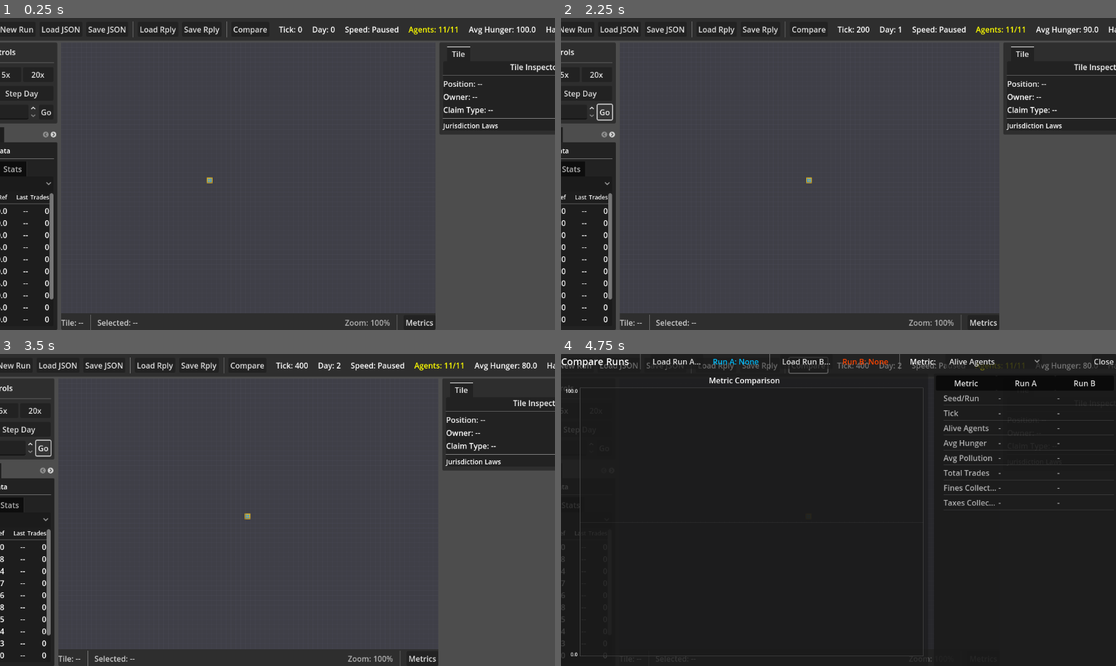
Above: before the commit, frames 1-4 (two rows, left to right).
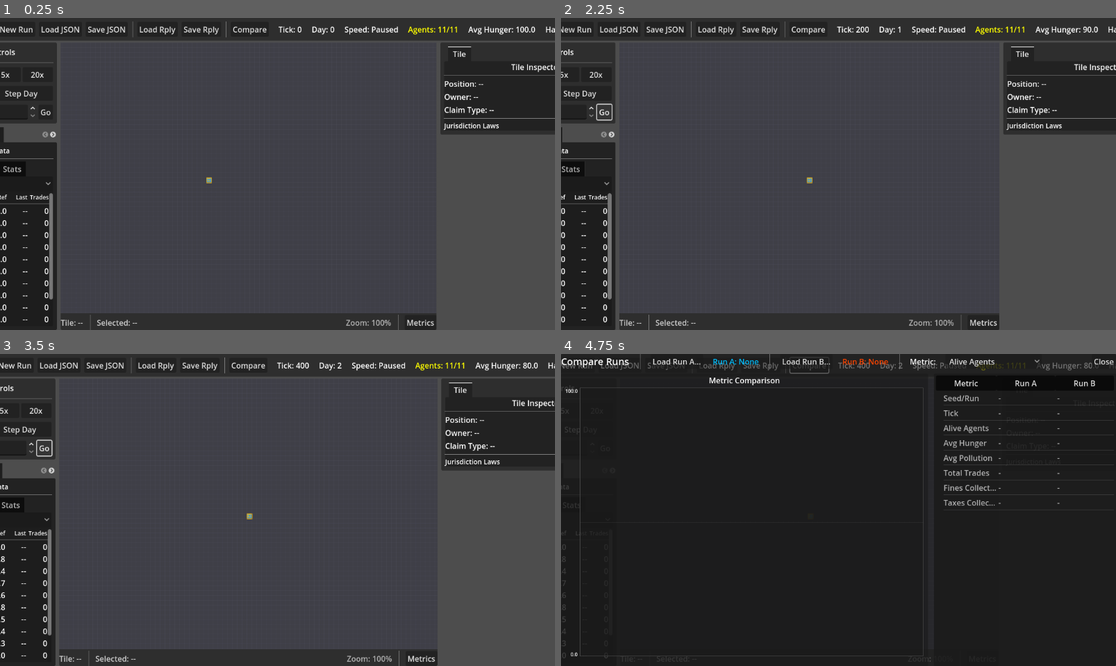
Above: after the commit, the same moments.

Repository: dfrer/societies
Game: Godot game, scene res://viz/visualizer_main.tscn
Two runs of this game, one before a commit and one after it. Both use one fixed random seed, a clock stepped at 60 frames per second and the inputs below.
Inputs:
- Up to frame 1 (0.25 s): no input
- Up to frame 2 (2.25 s): click "New Run" at 0.5 s; click "New Run" at 1.25 s; click "Go" at 2 s
- Up to frame 3 (3.5 s): click "Go" at 2.75 s
- Up to frame 4 (4.75 s): click "Compare" at 3.5 s; click "5x" at 4.25 s

The runs differ from the first frame. In frame 1, 2.4% of the frame differs, in the area x 0-100%, y 1-100%; in frame 2, 1.7%; in frame 3, 3.0%; in frame 4, 0.7%.
Error in both runs: Invalid access to property or key 'state' on a base object of type 'RefCounted (Agent)'. (res://sim/brains/planners/needs_planner.gd:30)

Commit message:
Add market behavior and career planners

Diff:
--- a/sim/agent.gd
+++ b/sim/agent.gd
@@ -453,6 +453,29 @@
 		var oldest: Dictionary = entries.pop_front()
 		market_price_memory.erase(oldest.get("item", ""))
 
+## Record a market price observation
+func remember_market_price(item_name: String, price: int, tick: int, limit: int = 20) -> void:
+	if item_name == "":
+		return
+	market_price_memory[item_name] = {
+		"last_price": int(price),
+		"last_tick": int(tick)
+	}
+	_enforce_market_price_memory_limit(limit)
+
+## Retrieve a market price memory entry if it is not stale
+func get_market_price_memory_entry(item_name: String, current_tick: int, max_age_ticks: int) -> Dictionary:
+	if item_name == "":
+		return {}
+	var entry: Dictionary = market_price_memory.get(item_name, {})
+	if entry.is_empty():
+		return {}
+	if max_age_ticks >= 0 and current_tick > 0:
+		var last_tick: int = int(entry.get("last_tick", 0))
+		if current_tick - last_tick > max_age_ticks:
+			return {}
+	return entry.duplicate(true)
+
 ## Get available money
 func get_available_money() -> int:
 	return maxi(0, money - locked_money)
--- /dev/null
+++ b/sim/brains/careers/career_registry.gd
@@ -0,0 +1,39 @@
+## CareerRegistry - definitions for career ladders and requirements
+class_name CareerRegistry
+extends RefCounted
+
+const CAREERS := {
+	"gatherer": {
+		"ladder": ["gatherer", "cook"],
+		"preferred_resource": "berry",
+		"required_tools": [],
+		"preferred_workshops": ["kitchen"]
+	},
+	"logger": {
+		"ladder": ["logger", "carpenter"],
+		"preferred_resource": "tree",
+		"required_tools": ["Axe"],
+		"preferred_workshops": ["carpenter"]
+	},
+	"miner": {
+		"ladder": ["miner", "smith"],
+		"preferred_resource": "ore",
+		"required_tools": ["Pickaxe"],
+		"preferred_workshops": ["smithy"]
+	}
+}
+
+static func get_career_definition(career_type: String) -> Dictionary:
+	return CAREERS.get(career_type, {})
+
+static func get_preferred_resource(career_type: String) -> String:
+	var def := get_career_definition(career_type)
+	return def.get("preferred_resource", "")
+
+static func get_required_tools(career_type: String) -> Array:
+	var def := get_career_definition(career_type)
+	return def.get("required_tools", [])
+
+static func get_preferred_workshops(career_type: String) -> Array:
+	var def := get_career_definition(career_type)
+	return def.get("preferred_workshops", [])
--- a/sim/brains/default_brain.gd
+++ b/sim/brains/default_brain.gd
@@ -15,7 +15,9 @@
 
 var _survival_planner := SurvivalPlanner.new()
 var _needs_planner := NeedsPlanner.new()
+var _career_planner := CareerPlanner.new()
 var _homestead_planner := HomesteadPlanner.new()
+var _market_behavior_planner := MarketBehaviorPlanner.new()
 var _economy_planner := EconomyPlanner.new()
 var _governance_planner := GovernancePlanner.new()
 var _planners: Array[IAgentPlanner] = []
@@ -24,7 +26,9 @@
 	_planners = [
 		CommitmentPlanner.new(),
 		_needs_planner,
+		_career_planner,
 		_homestead_planner,
+		_market_behavior_planner,
 		_economy_planner,
 		_governance_planner
 	]
@@ -156,6 +160,21 @@
 			return nearby_workshops >= 2
 		"OBTAIN_ITEM":
 			return agent.has_item(goal.item, goal.get("qty", 1))
+		"ACQUIRE_TOOL":
+			return agent.has_tool(goal.get("item", ""))
+		"SECURE_WORKSHOP_ACCESS":
+			var workshop_id: int = int(goal.get("workshop_id", -1))
+			if workshop_id >= 0:
+				var workshop := world.get_workshop_by_id(workshop_id)
+				if workshop != null and workshop.is_ready():
+					return agent.is_at_workshop(workshop)
+			return false
+		"SECURE_RESOURCE_ACCESS":
+			if not agent.has_claim_tokens():
+				return true
+			var target_x: int = int(goal.get("target_x", agent.pos_x))
+			var target_y: int = int(goal.get("target_y", agent.pos_y))
+			return world.get_claim_owner(target_x, target_y) == agent.id
 		"MAINTAIN_FOOD_BUFFER":
 			var target: int = int(goal.get("target_qty", 5))
 			var have: int = agent.get_item_count("Berries") + agent.get_item_count("CookedMeal")
@@ -172,6 +191,12 @@
 			return contracts_system.has_active_contract_for_issuer("agent", agent.id, goal.get("item", ""))
 		"GO_TO":
 			return agent.is_at(goal.x, goal.y)
+		"GO_TO_MARKET_WITH_INTENT":
+			var market_x: int = int(goal.get("market_x", agent.pos_x))
+			var market_y: int = int(goal.get("market_y", agent.pos_y))
+			if not agent.is_at(market_x, market_y):
+				return false
+			return goal.get("intentions", []).is_empty()
 		"ACCEPT_CONTRACT":
 			return agent.has_active_contract()
 		"EXPAND_FACTION":
@@ -214,6 +239,14 @@
 					"qty": int(goal.get("qty", 1))
 				}
 			return obtain_result
+		"ACQUIRE_TOOL":
+			if agent.has_tool(goal.get("item", "")):
+				return {}
+			return {"type": "OBTAIN_ITEM", "item": goal.get("item", ""), "qty": 1, "is_goal": true}
+		"SECURE_WORKSHOP_ACCESS":
+			return _plan_secure_workshop_access(agent, goal, world, tuning)
+		"SECURE_RESOURCE_ACCESS":
+			return _plan_secure_resource_access(agent, goal, world, tuning)
 		"EAT_FOOD":
 			# Directly return eat action for the food item
 			if goal.item == "CookedMeal":
@@ -254,6 +287,8 @@
 			var qty: int = int(goal.get("qty", 1))
 			var payout: int = int(goal.get("payout", 0))
 			return Actions.post_contract(item, qty, payout)
+		"GO_TO_MARKET_WITH_INTENT":
+			return _plan_market_intentions(agent, goal, world, market, contracts_system, tuning, recipes, state)
 		"EXPAND_FACTION":
 			return _plan_expand_faction(agent, goal, world, tuning, state)
 		"BUILD_ROAD":
@@ -279,6 +314,12 @@
 			if node_type != "":
 				return {"type": "GATHER_RESOURCE", "data": {"item": item_name, "node_type": node_type}}
 			return {"type": "OBTAIN_ITEM", "data": {"item": item_name}}
+		"ACQUIRE_TOOL":
+			return {"type": "ACQUIRE_TOOL", "data": {"item": goal.get("item", "")}}
+		"SECURE_WORKSHOP_ACCESS":
+			return {"type": "SECURE_WORKSHOP_ACCESS", "data": goal.duplicate(true)}
+		"SECURE_RESOURCE_ACCESS":
+			return {"type": "SECURE_RESOURCE_ACCESS", "data": goal.duplicate(true)}
 		"MAINTAIN_FOOD_BUFFER":
 			return {"type": "GATHER_RESOURCE", "data": {"item": "Berries", "node_type": "berry"}}
 		"EFFICIENT_REST":
@@ -311,6 +352,8 @@
 			return {"type": "POST_CONTRACT_FOR_NEED", "data": {"item": goal.get("item", ""), "qty": goal.get("qty", 1)}}
 		"GO_TO":
 			return {"type": "GO_TO", "data": {"x": goal.get("x", agent.pos_x), "y": goal.get("y", agent.pos_y)}}
+		"GO_TO_MARKET_WITH_INTENT":
+			return {"type": "GO_TO_MARKET_WITH_INTENT", "data": {"intentions": goal.get("intentions", [])}}
 	return {"type": "IDLE", "data": {}}
 
 func _set_intent(state: SimState, agent: Agent, intent_type: String, data: Dictionary) -> void:
@@ -653,6 +696,9 @@
 
 	# 3. Check if we can BUY it
 	# If we have money > Ref Price
+	var current_tick: int = state.tick if state != null else 0
+	if _economy_planner.should_avoid_buying(agent, item, market, tuning, current_tick):
+		return {}
 	var price = market.get_ref_price(item)
 	if agent.get_available_money() >= price:
 		# Place buy order
@@ -684,6 +730,182 @@
 	else:
 		# Obtain item
 		return {"type": "OBTAIN_ITEM", "item": contract.item, "qty": contract.qty, "is_goal": true}
+
+func _plan_market_intentions(agent: Agent, goal: Dictionary, world: World, market: Market,
+		contracts_system: ContractsSystem, tuning: Dictionary, recipes: Dictionary,
+		state: SimState = null) -> Dictionary:
+	var market_x: int = int(goal.get("market_x", tuning.get("market_pos_x", 48)))
+	var market_y: int = int(goal.get("market_y", tuning.get("market_pos_y", 48)))
+	if not agent.is_at(market_x, market_y):
+		return Actions.move_to_market()
+
+	var current_tick: int = state.tick if state != null else 0
+	_update_market_price_memory(agent, market, current_tick, tuning)
+
+	var intentions: Array = goal.get("intentions", [])
+	var updated_intentions: Array[Dictionary] = []
+	var max_attempts: int = int(tuning.get("market_intention_max_attempts", 3))
+
+	for i in range(intentions.size()):
+		if not (intentions[i] is Dictionary):
+			continue
+		var intention: Dictionary = intentions[i].duplicate(true)
+		if _is_intention_expired(intention, current_tick):
+			continue
+		var action := {}
+		var fulfilled := false
+		match intention.get("type", ""):
+			"BUY_NEEDS":
+				var item: String = intention.get("item", "")
+				var qty: int = int(intention.get("qty", 1))
+				if item == "":
+					fulfilled = true
+				elif agent.has_available_item(item, qty):
+					fulfilled = true
+				elif market.has_active_order(agent.id, item, "buy"):
+					fulfilled = true
+				elif agent.get_available_money() < market.get_ref_price(item):
+					intention = _increment_intention_attempts(intention, max_attempts)
+				else:
+					action = Actions.place_buy_order(item)
+					fulfilled = true
+				if fulfilled:
+					agent.goal_data.erase("failed_item_request")
+			"SELL_SURPLUS":
+				var item: String = intention.get("item", "")
+				if item == "":
+					fulfilled = true
+				else:
+					var threshold: int = _get_surplus_threshold(item, tuning)
+					if agent.get_available_item(item) <= threshold:
+						fulfilled = true
+					elif market.has_active_order(agent.id, item, "sell"):
+						fulfilled = true
+					else:
+						action = Actions.place_sell_order(item)
+						fulfilled = true
+			"FIND_WORK":
+				if agent.has_active_contract():
+					fulfilled = true
+				else:
+					var contract := contracts_system.find_best_contract(agent, market, tuning, world, recipes)
+					if contract != null:
+						action = Actions.accept_contract(contract.id)
+						fulfilled = true
+					else:
+						intention = _increment_intention_attempts(intention, max_attempts)
+			"CHECK_PRICES":
+				fulfilled = true
+			_:
+				fulfilled = true
+
+		if action.has("type"):
+			for j in range(i + 1, intentions.size()):
+				if intentions[j] is Dictionary:
+					updated_intentions.append(intentions[j].duplicate(true))
+			goal["intentions"] = updated_intentions.duplicate(true)
+			agent.market_intentions = goal["intentions"].duplicate(true)
+			return action
+
+		if not fulfilled and not intention.is_empty():
+			updated_intentions.append(intention)
+
+	goal["intentions"] = updated_intentions.duplicate(true)
+	agent.market_intentions = goal["intentions"].duplicate(true)
+	return {}
+
+func _plan_secure_workshop_access(agent: Agent, goal: Dictionary, world: World, tuning: Dictionary) -> Dictionary:
+	var workshop_type: String = goal.get("workshop_type", "")
+	var workshop_id: int = int(goal.get("workshop_id", -1))
+	if workshop_id >= 0:
+		var existing := world.get_workshop_by_id(workshop_id)
+		if existing != null and existing.is_ready():
+			if agent.is_at_workshop(existing):
+				return {}
+			return Actions.move_to_workshop(existing.id)
+		goal.erase("workshop_id")
+	var closest := world.find_closest_workshop(agent.pos_x, agent.pos_y, workshop_type)
+	if closest != null and closest.is_ready():
+		goal["workshop_id"] = closest.id
+		if agent.is_at_workshop(closest):
+			return {}
+		return Actions.move_to_workshop(closest.id)
+	return {"type": "BUILD_STRATEGIC_WORKSHOP", "is_goal": true}
+
+func _plan_secure_resource_access(agent: Agent, goal: Dictionary, world: World, tuning: Dictionary) -> Dictionary:
+	var resource_type: String = goal.get("resource_type", "")
+	if resource_type == "":
+		return {}
+	var node_id: int = int(goal.get("node_id", -1))
+	var node: ResourceNode = null
+	if node_id >= 0:
+		node = world.get_node_by_id(node_id)
+		if node == null or node.type != resource_type:
+			node = null
+	if node == null:
+		node = _find_nearest_resource_node(agent, world, resource_type)
+		if node == null:
+			return {}
+		goal["node_id"] = node.id
+		goal["target_x"] = node.pos_x
+		goal["target_y"] = node.pos_y
+	var target_x: int = int(goal.get("target_x", node.pos_x))
+	var target_y: int = int(goal.get("target_y", node.pos_y))
+	if not agent.is_at(target_x, target_y):
+		return Actions.move_to_position(target_x, target_y)
+	if world.get_claim_owner(target_x, target_y) != agent.id:
+		if agent.has_claim_tokens():
+			return Actions.claim_tile(target_x, target_y, false)
+	return {}
+
+func _find_nearest_resource_node(agent: Agent, world: World, resource_type: String) -> ResourceNode:
+	var closest: ResourceNode = null
+	var closest_dist := 999999
+	for node in world.resource_nodes:
+		if node == null or node.type != resource_type:
+			continue
+		var dist := absi(node.pos_x - agent.pos_x) + absi(node.pos_y - agent.pos_y)
+		if dist < closest_dist:
+			closest_dist = dist
+			closest = node
+	return closest
+
+func _get_surplus_threshold(item_name: String, tuning: Dictionary) -> int:
+	match item_name:
+		"Berries":
+			return int(tuning.get("sell_surplus_food_over", 6))
+		"Logs":
+			return int(tuning.get("sell_logs_over", 3))
+		"Ore":
+			return int(tuning.get("sell_ore_over", 2))
+		"Planks":
+			return int(tuning.get("sell_planks_over", 5))
+		"CookedMeal":
+			return int(tuning.get("sell_meals_over", 3))
+		_:
+			return 0
+
+func _update_market_price_memory(agent: Agent, market: Market, current_tick: int, tuning: Dictionary) -> void:
+	if current_tick <= 0:
+		return
+	var memory_limit: int = int(tuning.get("market_price_memory_limit", 20))
+	for item_name in market.ref_price.keys():
+		var price: int = int(round(market.get_ref_price(item_name)))
+		agent.remember_market_price(item_name, price, current_tick, memory_limit)
+	agent.last_market_visit_tick = current_tick
+
+func _is_intention_expired(intention: Dictionary, current_tick: int) -> bool:
+	var expires_tick: int = int(intention.get("expires_tick", -1))
+	if expires_tick > 0 and current_tick > 0:
+		return current_tick >= expires_tick
+	return false
+
+func _increment_intention_attempts(intention: Dictionary, max_attempts: int) -> Dictionary:
+	var attempts: int = int(intention.get("attempts", 0)) + 1
+	intention["attempts"] = attempts
+	if attempts >= max_attempts:
+		return {}
+	return intention
 
 func _is_recipe_allowed(recipe: Recipe, world: World) -> bool:
 	if recipe == null:
--- /dev/null
+++ b/sim/brains/planners/career_planner.gd
@@ -0,0 +1,99 @@
+## CareerPlanner - assigns careers and drives specialization goals
+class_name CareerPlanner
+extends IAgentPlanner
+
+func get_priority() -> int:
+	return 75
+
+func maybe_add_goal(agent: Agent, context: PlannerContext) -> bool:
+	if agent.career_type == "none" or agent.career_type == "":
+		var assessed := _assess_career(agent, context.world)
+		if assessed != "":
+			agent.career_type = assessed
+			agent.role = assessed
+			agent.preferred_resource = CareerRegistry.get_preferred_resource(assessed)
+
+	var career_def := CareerRegistry.get_career_definition(agent.career_type)
+	if career_def.is_empty():
+		return false
+
+	var required_tools: Array = career_def.get("required_tools", [])
+	for tool_name in required_tools:
+		if not agent.has_tool(tool_name):
+			agent.goal_stack.push_back({
+				"type": "ACQUIRE_TOOL",
+				"item": tool_name,
+				"is_goal": true
+			})
+			return true
+
+	var preferred_workshops: Array = career_def.get("preferred_workshops", [])
+	if not preferred_workshops.is_empty():
+		var has_access := false
+		for workshop_type in preferred_workshops:
+			if context.world.has_workshop_type(workshop_type):
+				has_access = true
+				break
+		if not has_access:
+			agent.goal_stack.push_back({
+				"type": "SECURE_WORKSHOP_ACCESS",
+				"workshop_type": preferred_workshops[0],
+				"is_goal": true
+			})
+			return true
+
+	var preferred_resource: String = career_def.get("preferred_resource", "")
+	if preferred_resource != "":
+		if _should_secure_resource_access(agent, context.world, preferred_resource, context.tuning):
+			agent.goal_stack.push_back({
+				"type": "SECURE_RESOURCE_ACCESS",
+				"resource_type": preferred_resource,
+				"is_goal": true
+			})
+			return true
+
+	return false
+
+func _assess_career(agent: Agent, world: World) -> String:
+	if world == null:
+		return "gatherer"
+	var best_type := "berry"
+	var best_score := 999999
+	for node in world.resource_nodes:
+		if node == null:
+			continue
+		if node.type not in ["berry", "tree", "ore"]:
+			continue
+		var dist := absi(node.pos_x - agent.pos_x) + absi(node.pos_y - agent.pos_y)
+		var score := dist
+		if node.type == "tree" and agent.has_tool("Axe"):
+			score -= 3
+		if node.type == "ore" and agent.has_tool("Pickaxe"):
+			score -= 3
+		if score < best_score:
+			best_score = score
+			best_type = node.type
+	match best_type:
+		"tree":
+			return "logger"
+		"ore":
+			return "miner"
+		_:
+			return "gatherer"
+
+func _should_secure_resource_access(agent: Agent, world: World, resource_type: String, tuning: Dictionary) -> bool:
+	if world == null:
+		return false
+	var search_radius: int = int(tuning.get("career_resource_access_radius", 12))
+	var best_dist := 999999
+	for node in world.resource_nodes:
+		if node == null:
+			continue
+		if node.type != resource_type:
+			continue
+		var dist := absi(node.pos_x - agent.pos_x) + absi(node.pos_y - agent.pos_y)
+		if dist < best_dist:
+			best_dist = dist
+	if best_dist <= search_radius:
+		return false
+	return true
--- a/sim/brains/planners/economy_planner.gd
+++ b/sim/brains/planners/economy_planner.gd
@@ -74,6 +74,18 @@
 	agent.goal_stack.push_back({"type": "OBTAIN_ITEM", "item": "Planks", "qty": 1, "is_goal": true})
 	return true
 
+func should_avoid_buying(agent: Agent, item: String, market: Market, tuning: Dictionary, current_tick: int) -> bool:
+	var max_age: int = int(tuning.get("market_price_memory_max_age_ticks", 240))
+	var overpay_multiplier: float = float(tuning.get("market_price_memory_overpay_multiplier", 1.2))
+	var memory_entry: Dictionary = agent.get_market_price_memory_entry(item, current_tick, max_age)
+	if memory_entry.is_empty():
+		return false
+	var fair_price: float = float(memory_entry.get("last_price", 0))
+	if fair_price <= 0.0:
+		return false
+	var ref_price: float = market.get_ref_price(item)
+	return ref_price > fair_price * overpay_multiplier
+
 func _has_allowed_recipe(output_item: String, recipes: Dictionary, world: World) -> bool:
 	for recipe_id in recipes:
 		var recipe: Recipe = recipes[recipe_id]
--- /dev/null
+++ b/sim/brains/planners/market_behavior_planner.gd
@@ -0,0 +1,118 @@
+## MarketBehaviorPlanner - handles intentional market visits and price memory
+class_name MarketBehaviorPlanner
+extends IAgentPlanner
+
+func get_priority() -> int:
+	return 65
+
+func maybe_add_goal(agent: Agent, context: PlannerContext) -> bool:
+	var intentions := _gather_market_intentions(agent, context.market, context.tuning)
+	var current_tick: int = context.state.tick if context.state != null else 0
+	var refresh_ticks: int = int(context.tuning.get("market_price_memory_max_age_ticks", 240))
+	if current_tick > 0 and (agent.last_market_visit_tick <= 0 or current_tick - agent.last_market_visit_tick > refresh_ticks):
+		_add_intention(intentions, {"type": "CHECK_PRICES"})
+	intentions = _normalize_intentions(intentions, current_tick, context.tuning)
+	if intentions.is_empty():
+		agent.market_intentions = []
+		return false
+
+	agent.market_intentions = intentions.duplicate(true)
+
+	if not agent.goal_stack.is_empty():
+		var existing: Dictionary = agent.goal_stack.back()
+		if existing.get("type", "") == "GO_TO_MARKET_WITH_INTENT":
+			return false
+
+	var market_x: int = int(context.tuning.get("market_pos_x", 48))
+	var market_y: int = int(context.tuning.get("market_pos_y", 48))
+	agent.goal_stack.push_back({
+		"type": "GO_TO_MARKET_WITH_INTENT",
+		"intentions": intentions.duplicate(true),
+		"market_x": market_x,
+		"market_y": market_y,
+		"is_goal": true
+	})
+	return true
+
+func _gather_market_intentions(agent: Agent, market: Market, tuning: Dictionary) -> Array[Dictionary]:
+	var intentions: Array[Dictionary] = []
+
+	# Retain existing intentions (remove duplicates later)
+	for intention in agent.market_intentions:
+		if intention is Dictionary:
+			intentions.append(intention.duplicate(true))
+
+	# BUY_NEEDS: Need-driven purchases after failed obtain attempts
+	var failed_request: Dictionary = agent.goal_data.get("failed_item_request", {})
+	if not failed_request.is_empty():
+		var item: String = failed_request.get("item", "")
+		var qty: int = int(failed_request.get("qty", 1))
+		if item != "":
+			_add_intention(intentions, {
+				"type": "BUY_NEEDS",
+				"item": item,
+				"qty": qty,
+				"max_price": int(market.get_ref_price(item))
+			})
+
+	# SELL_SURPLUS: Offload surplus inventory
+	var surplus_targets := {
+		"Berries": int(tuning.get("sell_surplus_food_over", 6)),
+		"Logs": int(tuning.get("sell_logs_over", 3)),
+		"Ore": int(tuning.get("sell_ore_over", 2)),
+		"Planks": int(tuning.get("sell_planks_over", 5)),
+		"CookedMeal": int(tuning.get("sell_meals_over", 3))
+	}
+	for item_name in surplus_targets.keys():
+		var surplus_over: int = surplus_targets[item_name]
+		if agent.get_available_item(item_name) > surplus_over:
+			_add_intention(intentions, {
+				"type": "SELL_SURPLUS",
+				"item": item_name,
+				"qty": agent.get_available_item(item_name) - surplus_over
+			})
+
+	# FIND_WORK: Visit market to look for contracts
+	if not agent.has_active_contract():
+		_add_intention(intentions, {
+			"type": "FIND_WORK"
+		})
+
+	# CHECK_PRICES: Update price memory if empty or stale
+	if agent.market_price_memory.is_empty() or agent.last_market_visit_tick <= 0:
+		_add_intention(intentions, {
+			"type": "CHECK_PRICES"
+		})
+
+	return intentions
+
+func _normalize_intentions(intentions: Array[Dictionary], current_tick: int, tuning: Dictionary) -> Array[Dictionary]:
+	var ttl: int = int(tuning.get("market_intention_ttl_ticks", 120))
+	var max_attempts: int = int(tuning.get("market_intention_max_attempts", 3))
+	var normalized: Array[Dictionary] = []
+	for intention in intentions:
+		if not (intention is Dictionary):
+			continue
+		var updated := intention.duplicate(true)
+		if not updated.has("attempts"):
+			updated["attempts"] = 0
+		if not updated.has("expires_tick"):
+			updated["expires_tick"] = current_tick + ttl if current_tick > 0 else -1
+		var expires_tick: int = int(updated.get("expires_tick", -1))
+		var attempts: int = int(updated.get("attempts", 0))
+		if expires_tick > 0 and current_tick > 0 and current_tick >= expires_tick:
+			continue
+		if attempts >= max_attempts:
+			continue
+		normalized.append(updated)
+	return normalized
+
+func _add_intention(intentions: Array[Dictionary], candidate: Dictionary) -> void:
+	var candidate_type: String = candidate.get("type", "")
+	var candidate_item: String = candidate.get("item", "")
+	for existing in intentions:
+		if existing.get("type", "") != candidate_type:
+			continue
+		if candidate_item == "" or existing.get("item", "") == candidate_item:
+			return
+	intentions.append(candidate)
--- a/sim/tuning.gd
+++ b/sim/tuning.gd
@@ -126,6 +126,11 @@
 	_add_schema("food_scarcity_multiplier", "float", true, 0.4, 0, 2, "Price multiplier during food scarcity")
 	_add_schema("berry_scarcity_threshold", "int", true, 100, 0, 10000, "Berry stock below which is scarcity")
 	_add_schema("tree_scarcity_threshold", "int", true, 150, 0, 10000, "Tree stock below which is scarcity")
+	_add_schema("market_price_memory_max_age_ticks", "int", false, 240, 0, 100000, "Max age for market price memory")
+	_add_schema("market_price_memory_overpay_multiplier", "float", false, 1.2, 1.0, 10.0, "Overpay threshold multiplier for price memory")
+	_add_schema("market_price_memory_limit", "int", false, 20, 1, 1000, "Maximum entries in market price memory")
+	_add_schema("market_intention_ttl_ticks", "int", false, 120, 1, 10000, "TTL for market intentions")
+	_add_schema("market_intention_max_attempts", "int", false, 3, 1, 100, "Max attempts for market intentions")
 
 	# Workshops
 	_add_schema("workshop_start_count", "int", true, 1, 0, 100, "Initial workshops")
@@ -145,6 +150,7 @@
 	_add_schema("miner_pollution_tolerance", "float", true, 0.8, 0, 1, "Pollution tolerance for miners")
 	_add_schema("trader_min_inventory_value", "int", true, 100, 0, 10000, "Min inventory value for traders to buy")
 	_add_schema("role_switch_interval_ticks", "int", true, 100, 1, 1000, "Ticks between role switch evaluation")
+	_add_schema("career_resource_access_radius", "int", false, 12, 1, 100, "Radius before seeking resource access")
 
 	# Skills
 	_add_schema("skill_xp_per_action", "float", true, 0.1, 0, 10, "XP gained per action")
